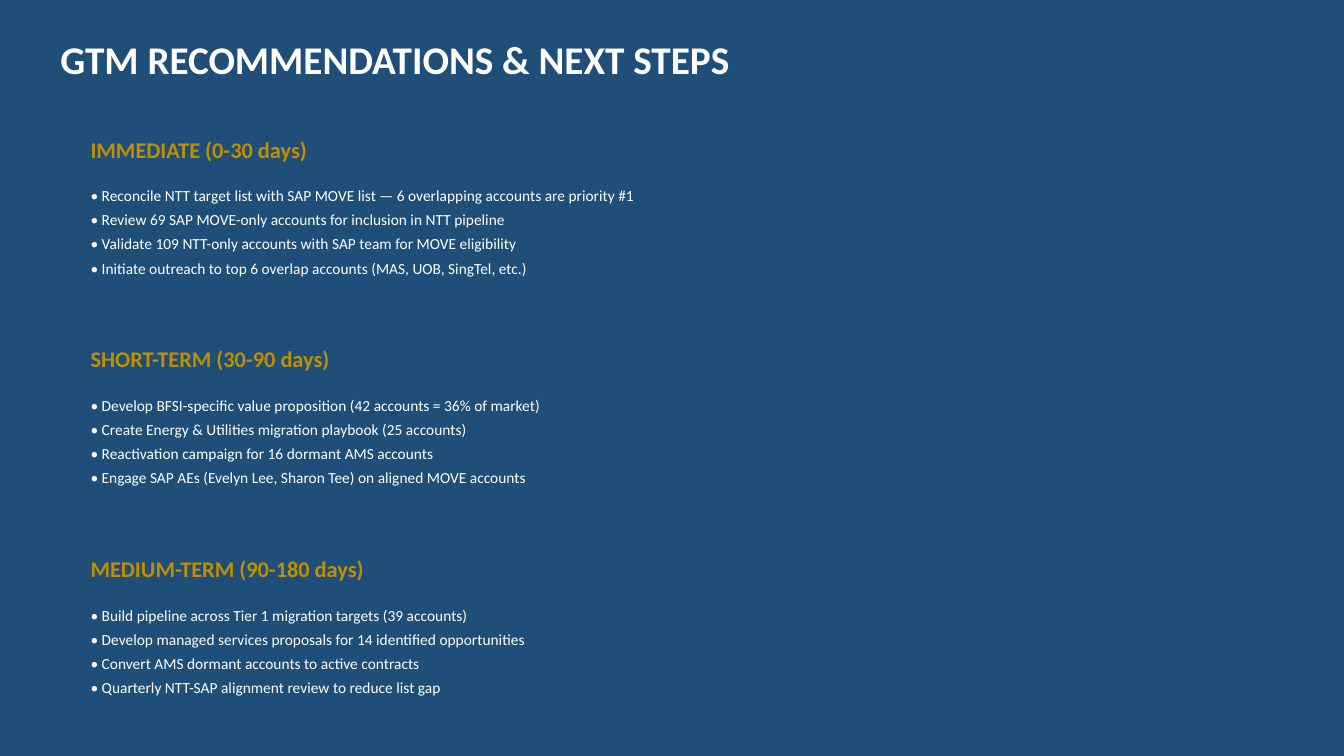
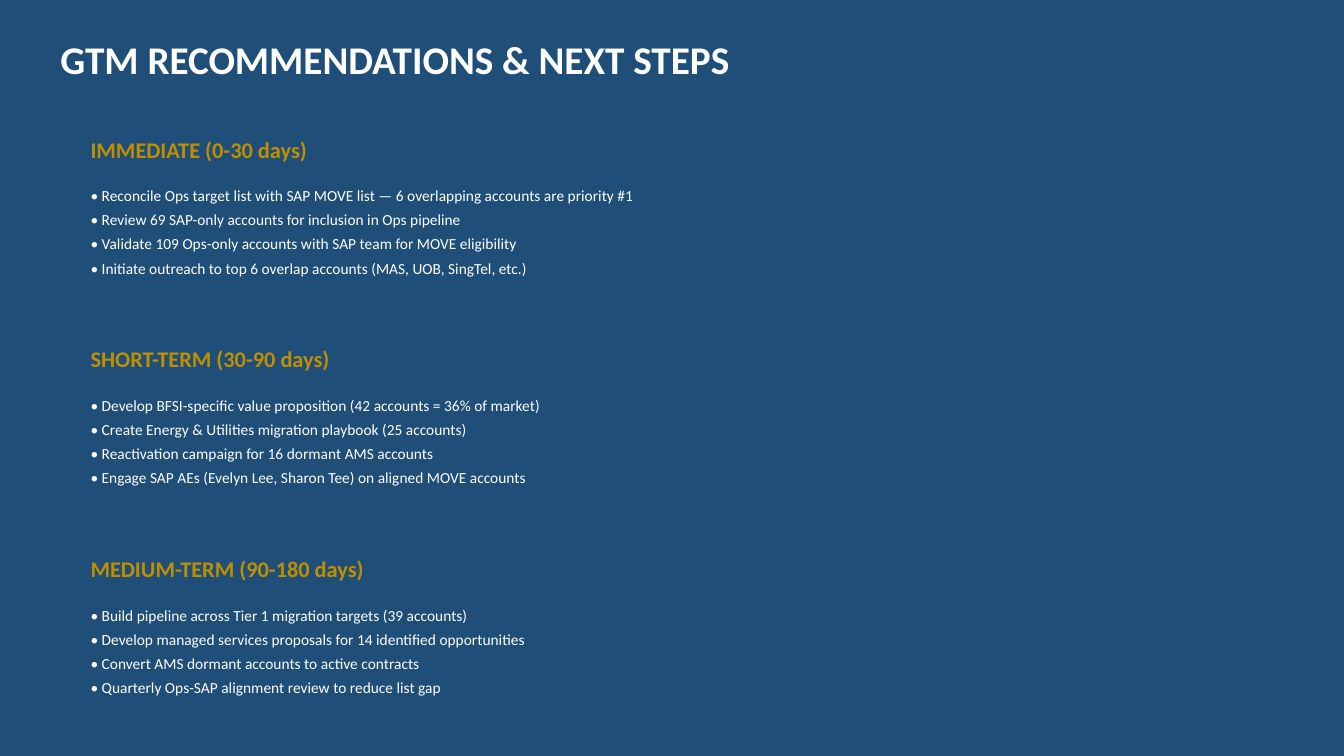
Before and after one commit to bhartiya75/ntt, a slide deck: slide 8 of backend/analysis/SG_GTM_Presentation.pptx. Drawn at 1344x756 pixels with LibreOffice and Linux fonts; fonts in the diff are those of the drawing. Boxes give left, top, right and bottom in pixels: in the first picture for what was removed or moved away, otherwise in the second. Text is boxed around its words. In the diff, an @@ line names an element or a change of style, - is before the commit and + after.

```diff
--- a/backend/analysis/SG_GTM_Presentation.pptx
+++ b/backend/analysis/SG_GTM_Presentation.pptx
@@ text at [102,190,632,252]: text changed @@
-• Reconcile NTT target list with SAP MOVE list — 6 overlapping accounts are priority #1
-• Review 69 SAP MOVE-only accounts for inclusion in NTT pipeline
-• Validate 109 NTT-only accounts with SAP team for MOVE eligibility
+• Reconcile Ops target list with SAP MOVE list — 6 overlapping accounts are priority #1
+• Review 69 SAP-only accounts for inclusion in Ops pipeline
+• Validate 109 Ops-only accounts with SAP team for MOVE eligibility
@@ text at [102,682,440,696]: text changed @@
-• Quarterly NTT-SAP alignment review to reduce list gap
+• Quarterly Ops-SAP alignment review to reduce list gap
```
Also in this commit, not shown: 8 other slides changed, 1 other file.
